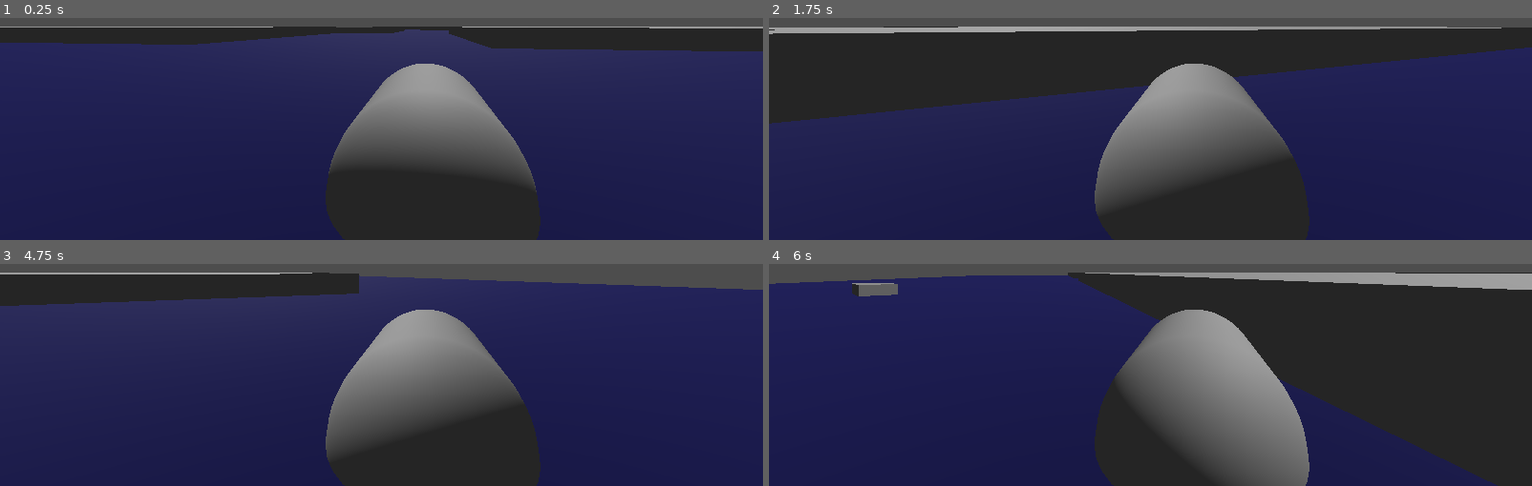
Above: before the commit, frames 1-4 (two rows, left to right).
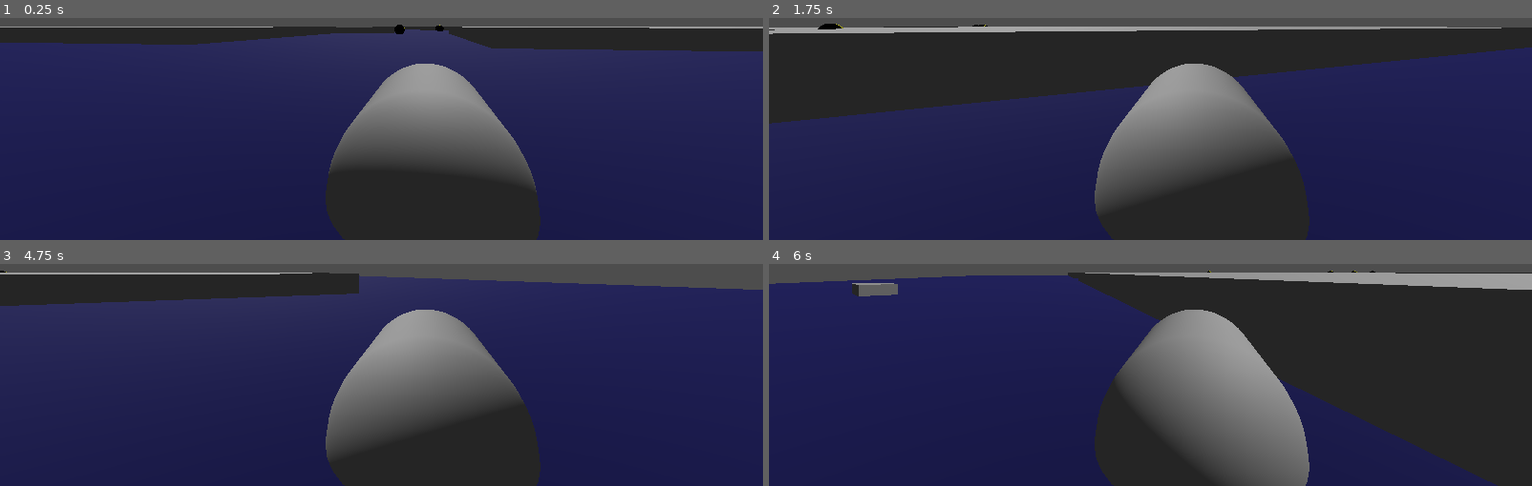
Above: after the commit, the same moments.

Repository: muhammetbozkurt/rowing-game
Game: Godot game, scene res://scenes/main.tscn
The game is run twice, just before and just after one commit, with the same random seed, the same clock (stepped at 60 frames per second) and the same inputs.
Inputs:
- Up to frame 1 (0.25 s): no input
- Up to frame 2 (1.75 s): tap Enter at 0.5 s; hold D (row_right) 0.53-1.28 s; hold A (row_left) from 1.28 s (still down)
- Up to frame 3 (4.75 s): release A (row_left) at 2.03 s; hold D (row_right) 2.03-3.53 s; hold A (row_left) from 3.53 s (still down)
- Up to frame 4 (6 s): release A (row_left) at 5.78 s; hold D (row_right) from 5.78 s (still down)

The runs differ from the first frame. In frame 1, less than 0.1% of the frame differs, in the area x 51-59%, y 3-8%; in frame 2, less than 0.1%, in the area x 6-29%, y 2-6%; in frame 3, less than 0.1%; in frame 4, less than 0.1%.

Commit message:
Add coin scene and script, update main scene to include coins

Diff:
--- a/scenes/boat.tscn
+++ b/scenes/boat.tscn
@@ -6,7 +6,7 @@
 
 [sub_resource type="CapsuleMesh" id="CapsuleMesh_0063d"]
 
-[node name="Boat" type="CharacterBody3D"]
+[node name="Boat" type="CharacterBody3D" groups=["boat"]]
 script = ExtResource("1_0063d")
 
 [node name="CollisionShape3D" type="CollisionShape3D" parent="."]
--- /dev/null
+++ b/scenes/coin.tscn
@@ -0,0 +1,25 @@
+[gd_scene load_steps=5 format=3 uid="uid://4y4ohrf6jh1y"]
+
+[ext_resource type="Script" uid="uid://c82edadhne76g" path="res://scripts/coin.gd" id="1_xyz"]
+
+[sub_resource type="ORMMaterial3D" id="ORMMaterial3D_rwqht"]
+albedo_color = Color(1, 1, 0, 1)
+
+[sub_resource type="CylinderMesh" id="Mesh_abc"]
+material = SubResource("ORMMaterial3D_rwqht")
+height = 0.1
+
+[sub_resource type="CylinderShape3D" id="Shape_def"]
+height = 0.2
+
+[node name="Coin" type="Area3D"]
+transform = Transform3D(1, 0, 0, 0, -0.0413002, 0.999147, 0, -0.999147, -0.0413002, 0, 0, 0)
+script = ExtResource("1_xyz")
+
+[node name="MeshInstance3D" type="MeshInstance3D" parent="."]
+mesh = SubResource("Mesh_abc")
+
+[node name="CollisionShape3D" type="CollisionShape3D" parent="."]
+shape = SubResource("Shape_def")
+
+[connection signal="body_entered" from="." to="." method="_on_body_entered"]
--- a/scenes/main.tscn
+++ b/scenes/main.tscn
@@ -1,7 +1,8 @@
-[gd_scene load_steps=7 format=3 uid="uid://cce3nxnxb365p"]
+[gd_scene load_steps=8 format=3 uid="uid://cce3nxnxb365p"]
 
 [ext_resource type="PackedScene" uid="uid://cxwawwiy2mpop" path="res://scenes/shark.tscn" id="1_0wfyh"]
 [ext_resource type="PackedScene" uid="uid://ci8khlw46g70x" path="res://scenes/boat.tscn" id="1_o5qli"]
+[ext_resource type="PackedScene" uid="uid://4y4ohrf6jh1y" path="res://scenes/coin.tscn" id="2_abcde"]
 
 [sub_resource type="Environment" id="Environment_o5qli"]
 
@@ -36,6 +37,20 @@
 [node name="CSGBox3D" type="CSGBox3D" parent="Water/CollisionShape3D"]
 transform = Transform3D(100, 0, 0, 0, 1, 0, 0, 0, 100, 0, 0, 0)
 material = SubResource("ORMMaterial3D_o5qli")
+
+[node name="Coins" type="Node3D" parent="."]
+
+[node name="Coin4" parent="Coins" instance=ExtResource("2_abcde")]
+transform = Transform3D(1, 0, 0, 0, -0.0413002, 0.999147, 0, -0.999147, -0.0413002, -1.99208, 0.469485, 2.55375)
+
+[node name="Coin" parent="Coins" instance=ExtResource("2_abcde")]
+transform = Transform3D(1, 0, 0, 0, -0.0413002, 0.999147, 0, -0.999147, -0.0413002, -1.99208, 0.469485, 6.62925)
+
+[node name="Coin2" parent="Coins" instance=ExtResource("2_abcde")]
+transform = Transform3D(1, 0, 0, 0, -0.0413002, 0.999147, 0, -0.999147, -0.0413002, 2.59713, 0.469485, -12.4561)
+
+[node name="Coin3" parent="Coins" instance=ExtResource("2_abcde")]
+transform = Transform3D(1, 0, 0, 0, -0.0413002, 0.999147, 0, -0.999147, -0.0413002, -1.99208, 0.469485, 10.1471)
 
 [node name="CSGBox3D3" type="CSGBox3D" parent="."]
 transform = Transform3D(1, 0, 0, 0, 1, 0, 0, 0, 1, 25.262, 0.259951, -18.8993)
--- /dev/null
+++ b/scripts/coin.gd
@@ -0,0 +1,5 @@
+extends Area3D
+
+func _on_body_entered(body):
+	if body.is_in_group("boat"):
+		queue_free()
Not shown, added: scripts/coin.gd.uid
